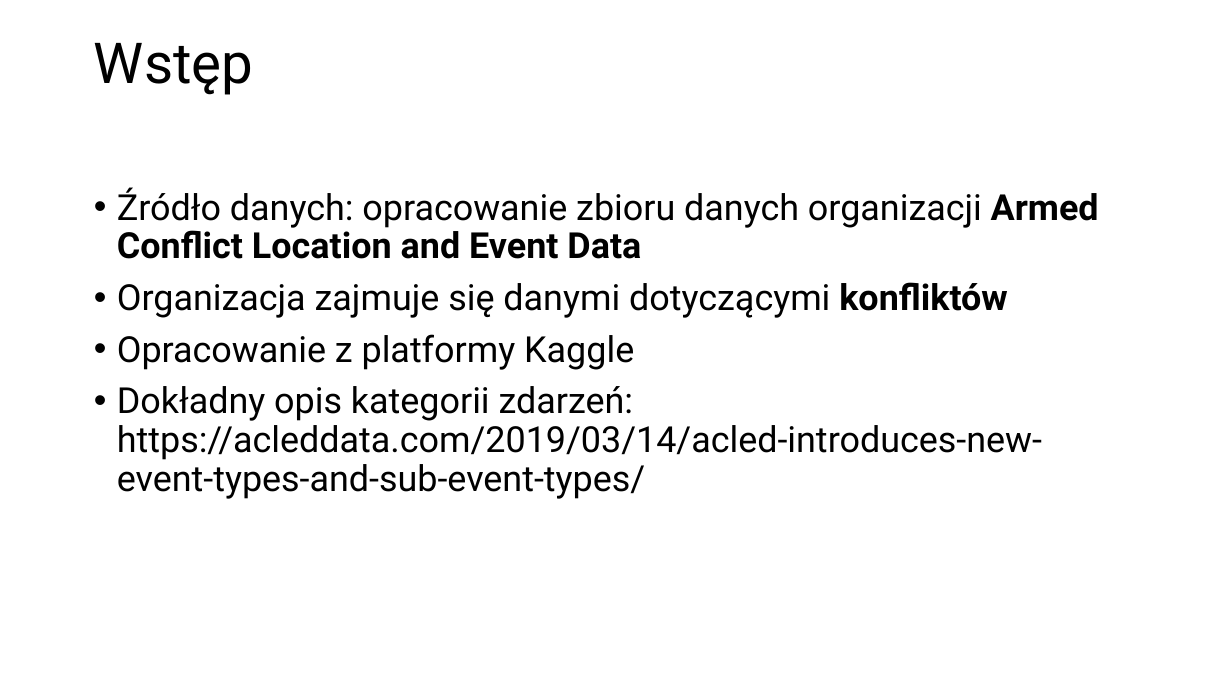
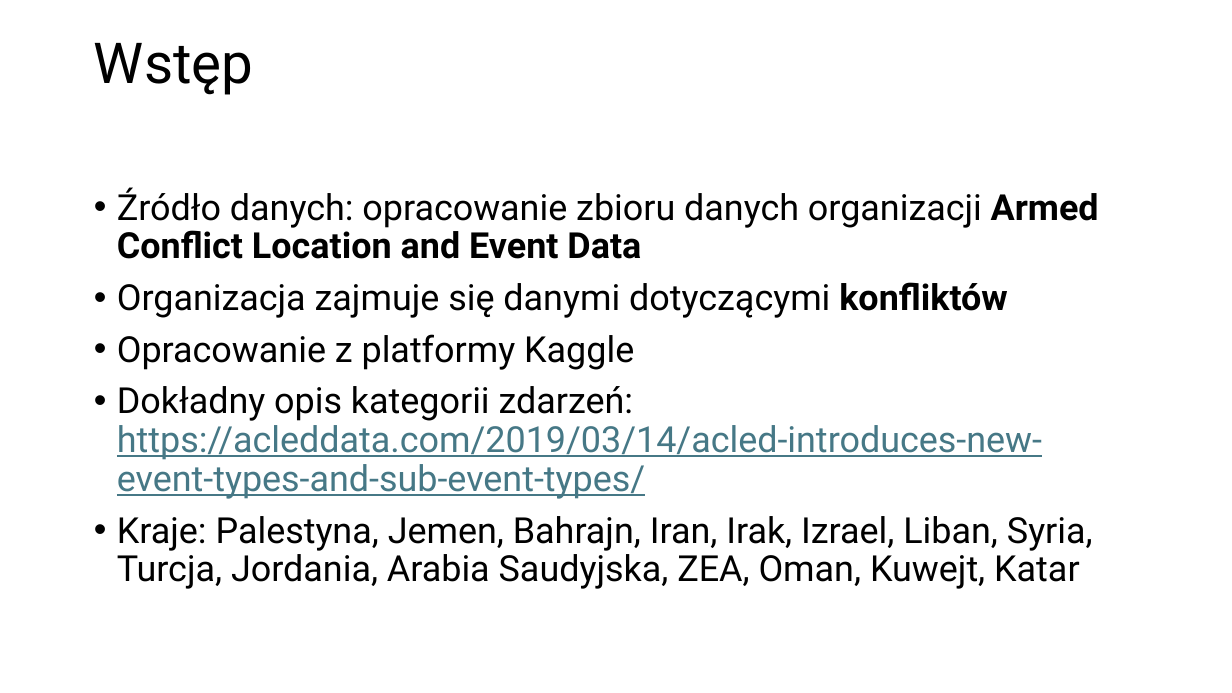
Before and after one commit to amdla/Data-visualisation, a slide deck: slide 2 of middle-east/Konflikty na Bliskim Wschodzie.pptx. Drawn at 1232x693 pixels with LibreOffice and Linux fonts; fonts in the diff are those of the drawing. Boxes give left, top, right and bottom in pixels: in the first picture for what was removed or moved away, otherwise in the second. Text is boxed around its words. In the diff, an @@ line names an element or a change of style, - is before the commit and + after.

```diff
--- a/middle-east/Konflikty na Bliskim Wschodzie.pptx
+++ b/middle-east/Konflikty na Bliskim Wschodzie.pptx
@@ text at (x1=117, y1=386, x2=1042, y2=499): text colour #000000 to #467886, underline on in "https://acleddata.com/2019/03/14/acled-introduces-new-event- ..." @@
@@ text at (x1=117, y1=516, x2=1093, y2=589): paragraph added @@
+• Kraje: Palestyna, Jemen, Bahrajn, Iran, Irak, Izrael, Liban, Syria, Turcja, Jordania, Arabia Saudyjska, ZEA, Oman, Kuwejt, Katar
```
Also in this commit, not shown: 1 other slide changed, 2 other files.
